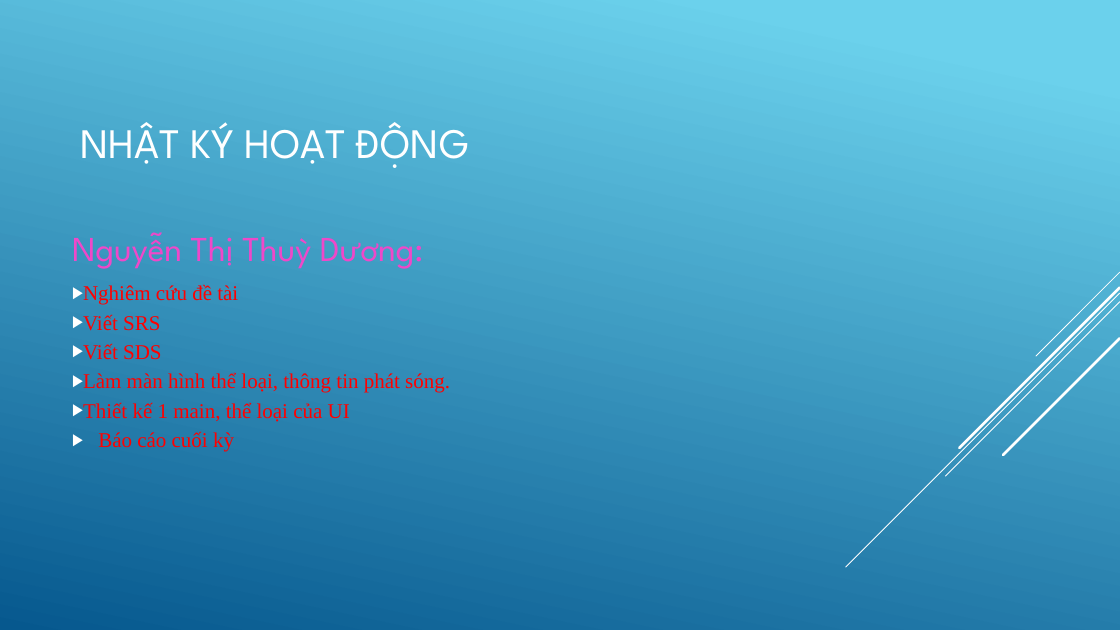
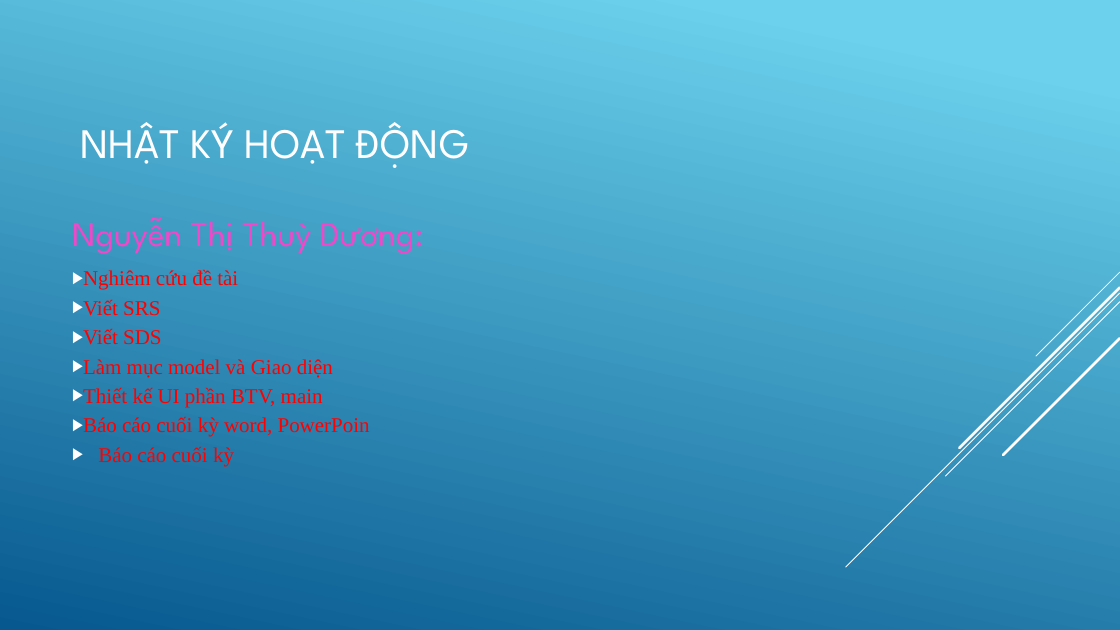
Before and after one commit to thuyduong12340/LapTrinhDiDong2, a slide deck: slide 4 of NHOM7.pptx. Drawn at 1120x630 pixels with LibreOffice and Linux fonts; fonts in the diff are those of the drawing. Boxes give left, top, right and bottom in pixels: in the first picture for what was removed or moved away, otherwise in the second. Text is boxed around its words. In the diff, an @@ line names an element or a change of style, - is before the commit and + after.

Commit message:
Báo cáo
Báo cáo hồm pp và word
Đã chỉnh sửa ( chính thức)

```diff
--- a/NHOM7.pptx
+++ b/NHOM7.pptx
@@ text at <box>83,359,370,437</box>: text changed @@
-▶ Làm màn hình thể loại, thông tin phát sóng.
-▶ Thiết kế 1 main, thể loại của UI
+▶ Làm mục model và Giao diện
+▶ Thiết kế UI phần BTV, main
+▶ Báo cáo cuối kỳ word, PowerPoin
```
Also in this commit, not shown: 1 other slide changed, 1 other file.
